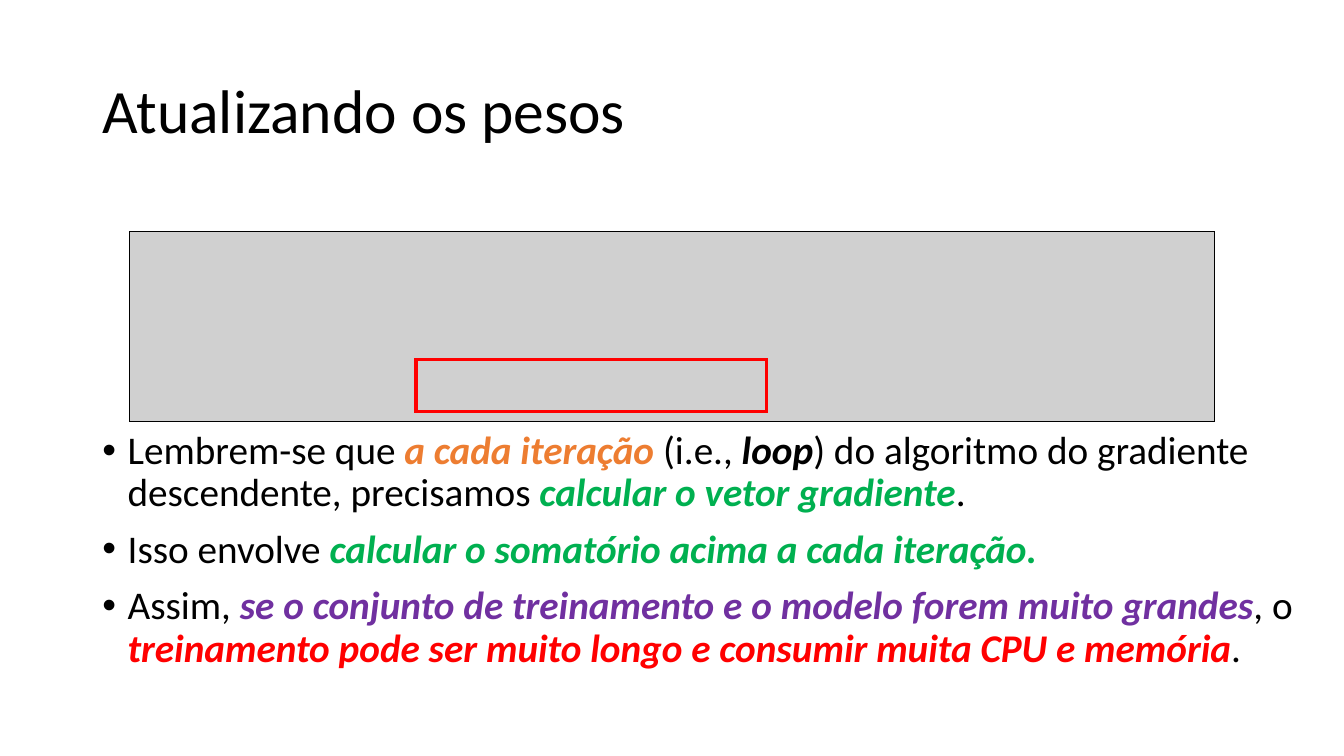
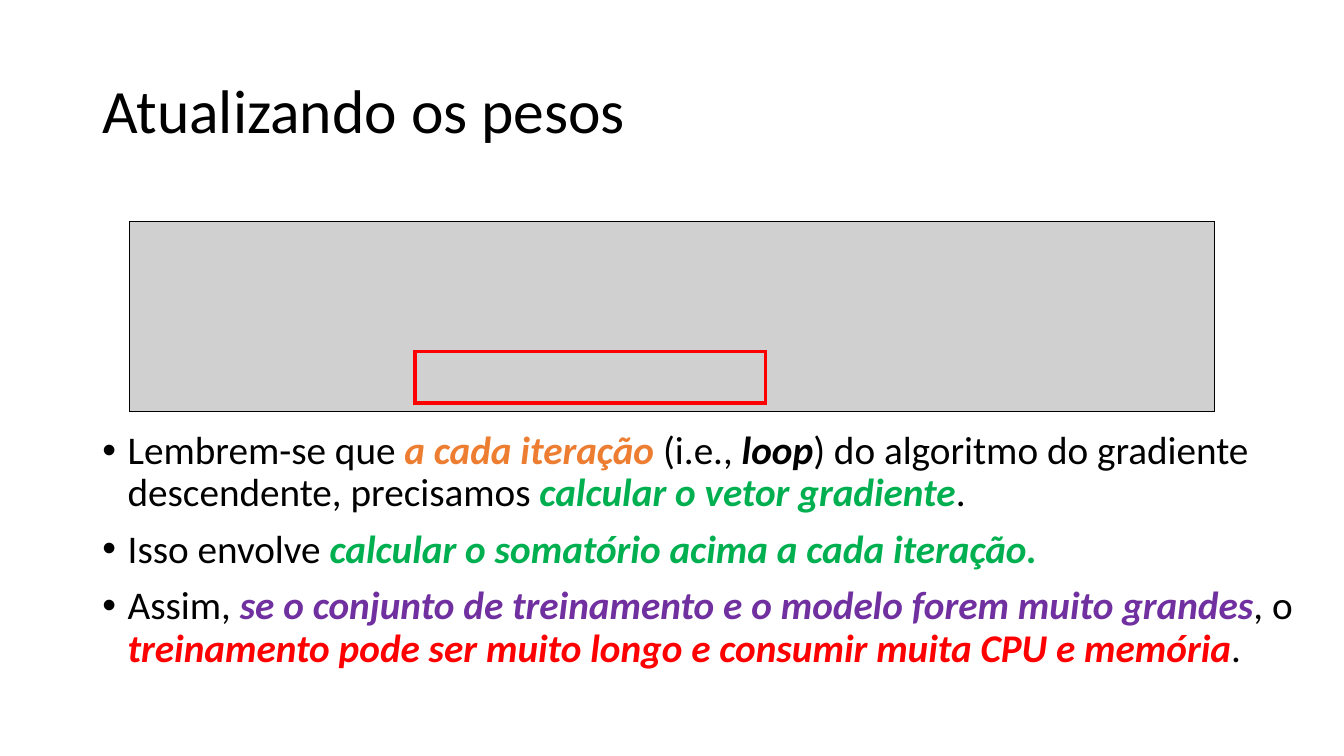
Before and after one commit to zz4fap/t319_aprendizado_de_maquina, a slide deck: slide 27 of slides/T319_Regressão_Linear (Parte II).pptx. Drawn at 1344x756 pixels with LibreOffice and Linux fonts; fonts in the diff are those of the drawing; grey boxes stand for pictures. Boxes give left, top, right and bottom in pixels: in the first picture for what was removed or moved away, otherwise in the second. Text is boxed around its words. In the diff, an @@ line names an element or a change of style, - is before the commit and + after.

Commit message:
new slides

```diff
--- a/slides/T319_Regressão_Linear (Parte II).pptx
+++ b/slides/T319_Regressão_Linear (Parte II).pptx
@@ picture: place and size @@
-picture at box(129, 232, 1215, 421)
+picture at box(129, 221, 1215, 410)
@@ rectangle: place and size @@
-rectangle at box(416, 360, 767, 411)
+rectangle at box(415, 352, 766, 403)
```
Also in this commit, not shown: 2 other slides changed.
